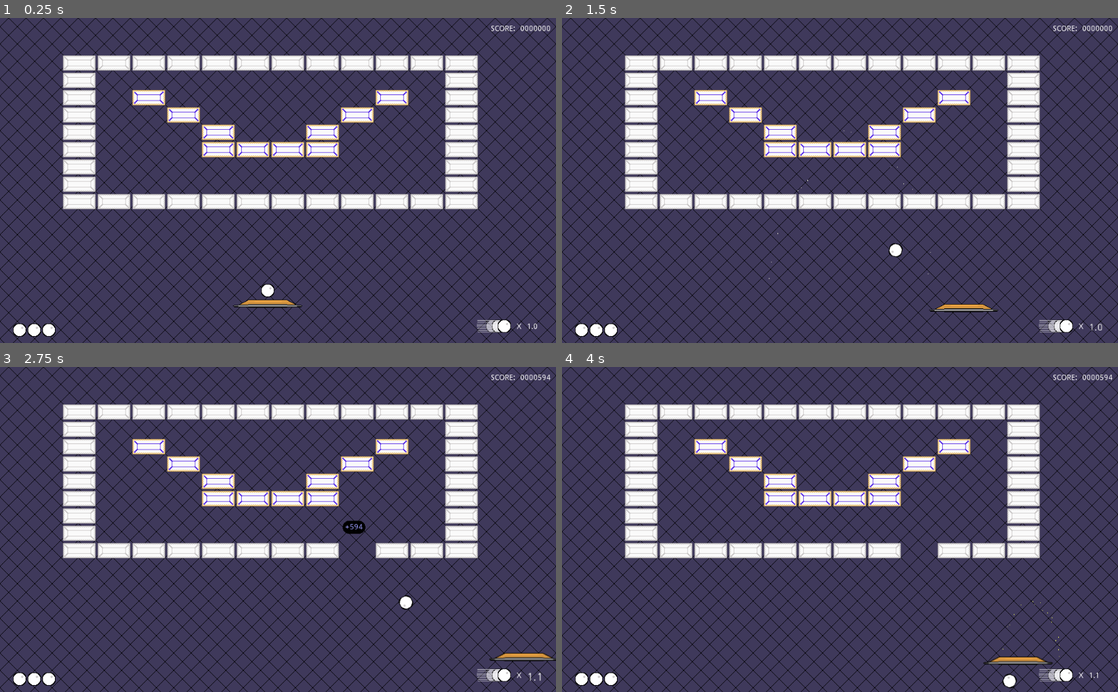
Above: before the commit, frames 1-4 (two rows, left to right).
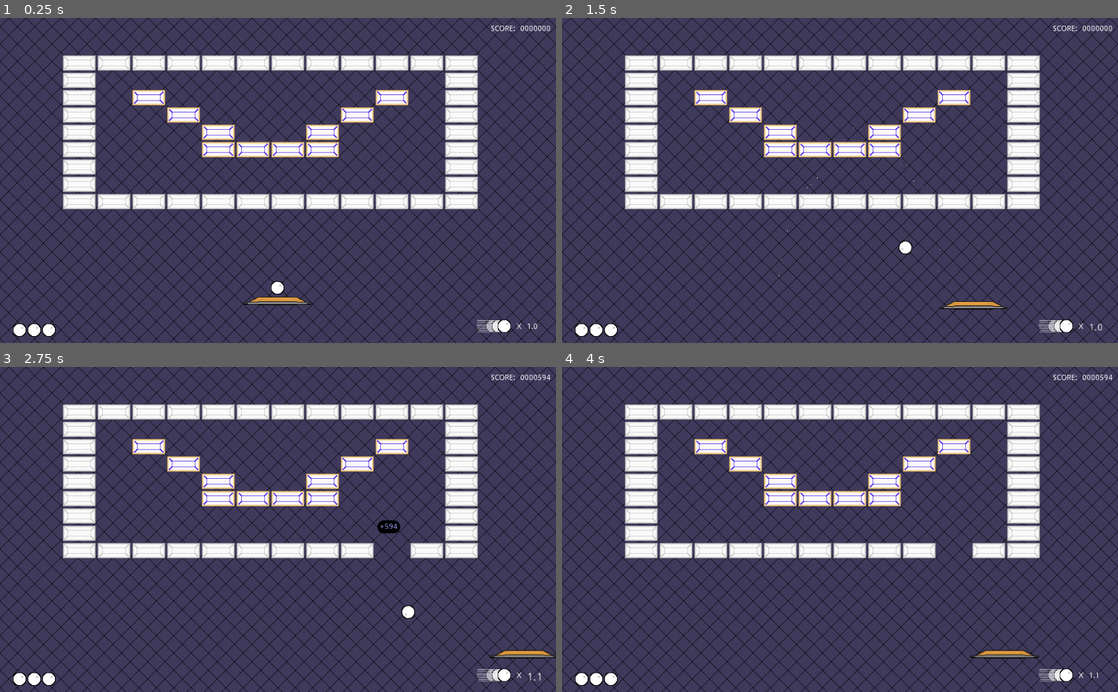
Above: after the commit, the same moments.

Repository: Anatolij-Grigorjev/Breakout4Godot
Game: Godot game, scene res://BreakoutGame.tscn
The game is run twice, just before and just after one commit, with the same random seed, the same clock (stepped at 60 frames per second) and the same inputs.
Inputs (mouse positions are in pixels of both pictures, inside the frame that each line leads up to):
- Up to frame 1 (0.25 s): no input
- Up to frame 2 (1.5 s): tap Enter (ui_accept) at 0.5, 0.77 s; move the mouse to (962, 164) at 0.52 s; hold Right (paddle_right) 0.53-1.25 s; tap Space (paddle_launch_ball) at 0.6 s; click (962, 164) at 0.67 s; drag from (728, 196) to (812, 245) at 1.27 s
- Up to frame 3 (2.75 s): move the mouse to (333, 458) at 2.02 s; hold Right (paddle_right) from 2.03 s (still down); tap Ctrl at 2.1 s
- Up to frame 4 (4 s): release Right (paddle_right) at 2.75 s; drag from (812, 594) to (673, 480) at 2.77 s; move the mouse to (1006, 578) at 3.52 s; hold Left (paddle_left) from 3.53 s (still down); tap Space (paddle_launch_ball) at 3.6 s; tap Enter (ui_accept) at 3.77 s

The runs differ from the first frame. In frame 1, 0.5% of the frame differs, in the area x 41-57%, y 80-90%; in frame 2, 0.5%; in frame 3, 1.4%, in the area x 61-100%, y 47-97%; in frame 4, 1.1%.

Commit message:
more clearly show remaining balls num

Diff:
--- a/game/BreakoutGame.gd
+++ b/game/BreakoutGame.gd
@@ -112,7 +112,7 @@
 
 
 func _on_ball_fallen(ball):
-	livesCounter.numExtraBalls -= 1
+
 	if (livesCounter.numExtraBalls <= 0):
 		emit_signal("game_over", scoreCounter.value)
 		ball.stop()
@@ -120,6 +120,7 @@
 		paddle.disable_control()
 		stageFinished = true
 	else:
+		livesCounter.numExtraBalls -= 1
 		remove_child(ball)
 		paddle.attach_ball(ball)
 
--- a/game/BreakoutGame.tscn
+++ b/game/BreakoutGame.tscn
@@ -75,7 +75,7 @@
 [node name="CollideSmoke5" parent="ParticlesBattery" instance=ExtResource( 4 )]
 
 [node name="Paddle" parent="." instance=ExtResource( 9 )]
-position = Vector2( 489, 525 )
+position = Vector2( 507, 520 )
 base_speed = 300.0
 
 [node name="Ball" parent="Paddle" instance=ExtResource( 10 )]
